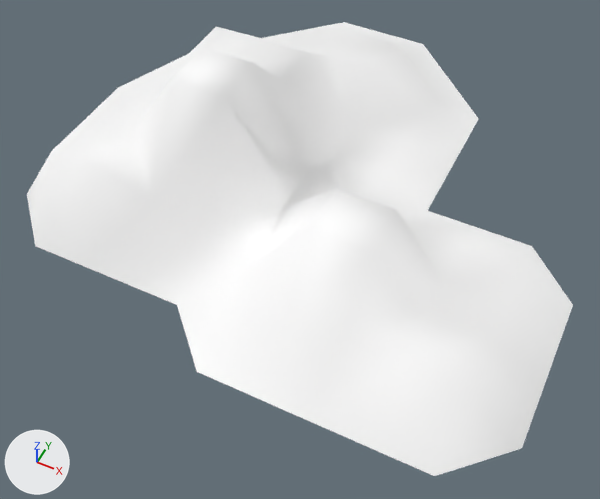
Before and after pictures for a commit that changed the glTF model assets/synty/simple_fantasy/models/SF_Env_GravelPile_02.glb.
Before and after are seen from a 50 mm camera at (0.0491, -0.1119, 0.1149) aimed at (0.0027, -0.0192, -0.001). Lighting does not change. The marker at lower left points along +X, +Y and +Z.

The older version as bpy lines, for what is in view:
```python
mat_lambert1 = principled_material('lambert1')
mat_lambert1.base_color = (1.0, 1.0, 1.0)  # white #ffffff
mat_lambert1.roughness = 0.553
me_mesh = bpy.data.meshes.new('Mesh')
me_mesh.from_pydata(...)  # 87 vertices, 141 faces; spans x -0.0516..0.0516, y -0.0516..0.0516, z 0.0..0.0309
me_mesh.materials.append(mat_lambert1)  # white #ffffff
ob_sf_env_gravelpile_02 = bpy.data.objects.new('SF_Env_GravelPile_02', me_mesh)
ob_sf_env_gravelpile_02.location = (0.0, 0.0, 0.0)
```
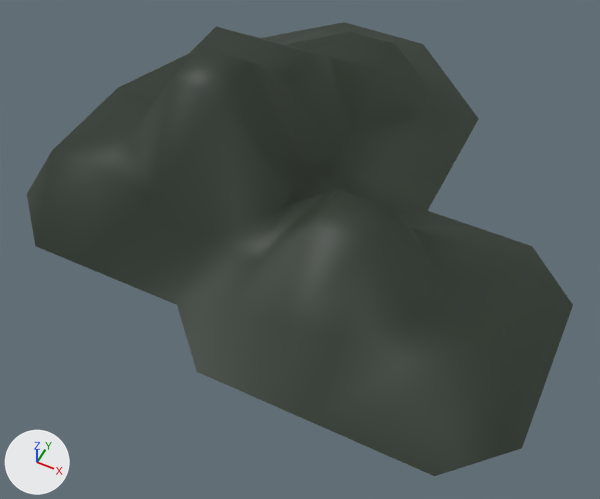
Changed parts and their boxes [x1, y1, x2, y2] in the pictures (600 x 499 px):
```json
{"object": "SF_Env_GravelPile_02", "change": "surface changed", "before": [27, 22, 573, 476], "after": [27, 22, 573, 476], "on screen": "white to grey"}
```

The change, as JSON lines over the scene's bpy script:
```json
{"op": "add", "block": "img_undead_footman_01", "code": ["img_undead_footman_01 = load_image('Undead_Footman_01', '_unpacked/Undead_Footman_01', 512, 512, 'sRGB')"]}
{"op": "remove", "block": "mat_lambert1", "code": "mat_lambert1.base_color = (1.0, 1.0, 1.0)  # white #ffffff"}
{"op": "add", "block": "mat_lambert1", "code": "mat_lambert1.texture = img_undead_footman_01"}
```
